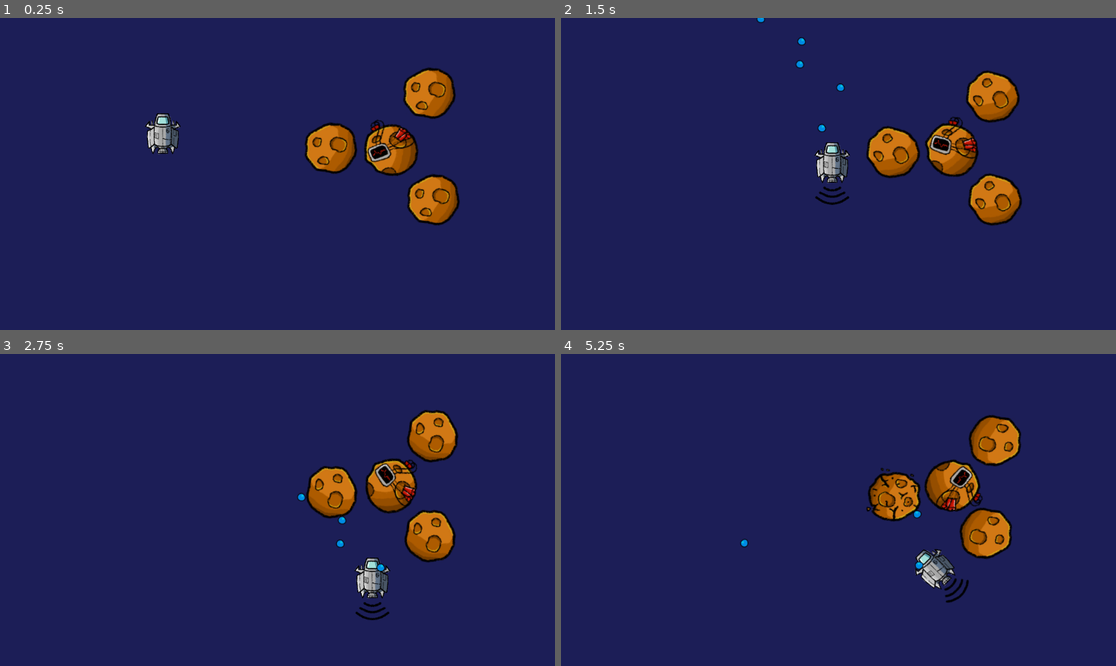
Above: before the commit, frames 1-4 (two rows, left to right).
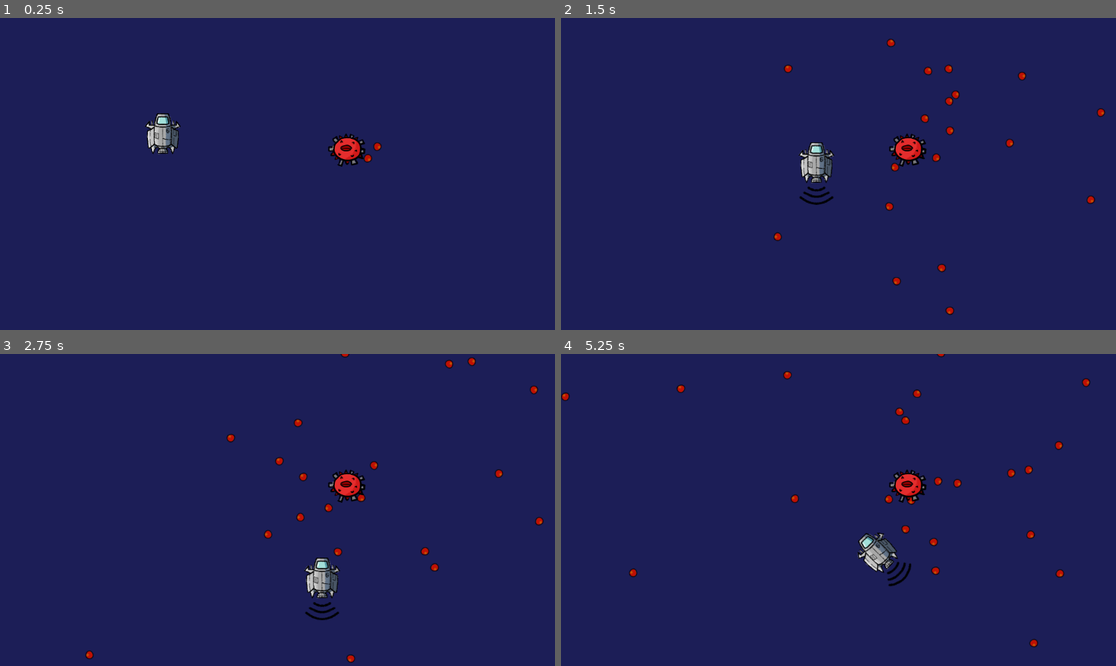
Above: after the commit, the same moments.

Repository: proJJ999/Spaceship-Enjoyer
Game: Godot game, scene res://src/levels/level_template.tscn
The game is run twice, just before and just after one commit, with the same random seed, the same clock (stepped at 60 frames per second) and the same inputs.
Inputs:
- Up to frame 1 (0.25 s): no input
- Up to frame 2 (1.5 s): hold D (move_right) 0.53-1.28 s; hold Up (shoot) 0.53-1.28 s; hold S (move_down) from 1.28 s (still down); tap Up (shoot) at 1.35 s
- Up to frame 3 (2.75 s): release S (move_down) at 2.03 s; hold D (move_right) from 2.03 s (still down); hold Up (shoot) from 2.03 s (still down)
- Up to frame 4 (5.25 s): release D (move_right) at 2.78 s; release Up (shoot) at 2.78 s; hold W (move_up) 2.78-3.53 s; tap Up (shoot) at 2.85, 4.35 s; hold Up (shoot) 3.53-4.28 s; hold Left (left) 3.53-5.03 s; hold S (move_down) from 5.03 s (still down); hold Up (shoot) from 5.03 s (still down)

The runs differ from the first frame. In frame 1, 5.1% of the frame differs, in the area x 54-83%, y 15-67%; in frame 2, 6.9%; in frame 3, 7.2%, in the area x 15-98%, y 0-99%; in frame 4, 7.2%.

Commit message:
Added simple enenmy
Closes #3

Diff:
--- /dev/null
+++ b/src/agents/enemy_1.gd
@@ -0,0 +1,60 @@
+extends RigidBody2D
+
+signal projectile_shot(parent, projectile)
+
+@export var projectile_scene : PackedScene
+
+var MAX_LIFE := 5
+var life: int
+var is_on_cooldown := false
+
+@onready var anim_player: AnimationPlayer = $AnimationPlayer
+
+func _init() -> void:
+	life = MAX_LIFE
+
+
+func _on_damage_detector_area_entered(area: Area2D) -> void:
+	if area.owner.is_in_group("damage_source_interface"):
+		var damage: int = area.owner.get_damage()
+		updateLife(damage)
+
+
+func _physics_process(delta: float) -> void:
+	if(not is_on_cooldown):
+		shoot()
+
+
+func shoot() -> void:
+	is_on_cooldown = true
+	$ShootCooldown.start()
+
+	var projectile: Variant = create_projectile()
+	if projectile != null:
+		projectile_shot.emit(self, projectile)
+
+	await $ShootCooldown.timeout
+	is_on_cooldown = false
+
+
+func create_projectile() -> Variant:
+	var projectile = projectile_scene.instantiate()
+
+	if not projectile.is_in_group("projectile_interface"):
+		return null
+
+	projectile.init_enemy_projectile()
+	projectile.position = global_position
+	projectile.rotation = randf_range(0.0, 2.0 * PI)
+	projectile.source_node = self
+
+	return projectile
+
+
+func updateLife(damage):
+	life -= damage
+	if (life <= 0):
+		$CollisionShape2D.set_deferred("disabled", true)
+		$DamageDetector.set_deferred("monitoring", false)
+		anim_player.play("die")
+		self.set_physics_process(false)
--- /dev/null
+++ b/src/agents/enemy_1.tscn
@@ -0,0 +1,96 @@
+[gd_scene load_steps=9 format=3 uid="uid://dbhig3m5rb3ha"]
+
+[ext_resource type="Texture2D" uid="uid://8urthghqd7qa" path="res://assets/enemy_1.png" id="1_alcdm"]
+[ext_resource type="Script" path="res://src/agents/enemy_1.gd" id="1_l554w"]
+[ext_resource type="PackedScene" uid="uid://bfvynflu5m65w" path="res://src/projeciles/bullet.tscn" id="2_cv0uf"]
+
+[sub_resource type="CircleShape2D" id="CircleShape2D_x5r6i"]
+radius = 27.0185
+
+[sub_resource type="Animation" id="Animation_706ql"]
+resource_name = "die"
+length = 0.5
+tracks/0/type = "value"
+tracks/0/imported = false
+tracks/0/enabled = true
+tracks/0/path = NodePath("Sprite2D:modulate")
+tracks/0/interp = 1
+tracks/0/loop_wrap = true
+tracks/0/keys = {
+"times": PackedFloat32Array(0, 0.5),
+"transitions": PackedFloat32Array(1, 1),
+"update": 0,
+"values": [Color(1, 1, 1, 1), Color(1, 1, 1, 0)]
+}
+tracks/1/type = "method"
+tracks/1/imported = false
+tracks/1/enabled = true
+tracks/1/path = NodePath(".")
+tracks/1/interp = 1
+tracks/1/loop_wrap = true
+tracks/1/keys = {
+"times": PackedFloat32Array(0.6),
+"transitions": PackedFloat32Array(1),
+"values": [{
+"args": [],
+"method": &"queue_free"
+}]
+}
+
+[sub_resource type="Animation" id="Animation_11ivr"]
+length = 0.001
+tracks/0/type = "value"
+tracks/0/imported = false
+tracks/0/enabled = true
+tracks/0/path = NodePath("Sprite2D:modulate")
+tracks/0/interp = 1
+tracks/0/loop_wrap = true
+tracks/0/keys = {
+"times": PackedFloat32Array(0),
+"transitions": PackedFloat32Array(1),
+"update": 0,
+"values": [Color(1, 1, 1, 1)]
+}
+
+[sub_resource type="AnimationLibrary" id="AnimationLibrary_so7yi"]
+_data = {
+"RESET": SubResource("Animation_11ivr"),
+"die": SubResource("Animation_706ql")
+}
+
+[sub_resource type="CircleShape2D" id="CircleShape2D_c0ptx"]
+radius = 35.0
+
+[node name="RigidBody2D" type="RigidBody2D"]
+z_index = 1
+collision_layer = 2
+collision_mask = 13
+freeze = true
+script = ExtResource("1_l554w")
+projectile_scene = ExtResource("2_cv0uf")
+
+[node name="Sprite2D" type="Sprite2D" parent="."]
+texture = ExtResource("1_alcdm")
+
+[node name="CollisionShape2D" type="CollisionShape2D" parent="."]
+position = Vector2(0, -7)
+shape = SubResource("CircleShape2D_x5r6i")
+
+[node name="AnimationPlayer" type="AnimationPlayer" parent="."]
+libraries = {
+"": SubResource("AnimationLibrary_so7yi")
+}
+
+[node name="DamageDetector" type="Area2D" parent="."]
+collision_layer = 0
+collision_mask = 5
+
+[node name="CollisionShape2D" type="CollisionShape2D" parent="DamageDetector"]
+position = Vector2(0, -7)
+shape = SubResource("CircleShape2D_c0ptx")
+
+[node name="ShootCooldown" type="Timer" parent="."]
+wait_time = 0.05
+one_shot = true
+
+[connection signal="area_entered" from="DamageDetector" to="." method="_on_damage_detector_area_entered"]
--- a/src/levels/level_template.gd
+++ b/src/levels/level_template.gd
@@ -1,5 +1,4 @@
 extends Node
 
-func _on_player_projectile_shot(parent, projectile) -> void:
-	projectile.position = projectile.position.rotated(parent.rotation) + parent.global_position
+func _on_projectile_shot(parent, projectile) -> void:
 	add_child(projectile)
--- a/src/levels/level_template.tscn
+++ b/src/levels/level_template.tscn
@@ -1,9 +1,8 @@
-[gd_scene load_steps=5 format=3 uid="uid://efxd4exjl0iw"]
+[gd_scene load_steps=4 format=3 uid="uid://efxd4exjl0iw"]
 
 [ext_resource type="Script" path="res://src/levels/level_template.gd" id="1_yqpeg"]
 [ext_resource type="PackedScene" uid="uid://d2j7qfcg8u6ib" path="res://src/agents/player.tscn" id="2_ho1vg"]
-[ext_resource type="PackedScene" uid="uid://d35j5wtrou3jb" path="res://src/entities/meteor.tscn" id="3_ngjhb"]
-[ext_resource type="PackedScene" uid="uid://bb7cxy2mso2sw" path="res://src/entities/bomb.tscn" id="4_3ylgc"]
+[ext_resource type="PackedScene" uid="uid://dbhig3m5rb3ha" path="res://src/agents/enemy_1.tscn" id="3_rlmmx"]
 
 [node name="level_template" type="Node"]
 script = ExtResource("1_yqpeg")
@@ -18,16 +17,8 @@
 
 [node name="Player" parent="." instance=ExtResource("2_ho1vg")]
 
-[node name="Meteor" parent="." instance=ExtResource("3_ngjhb")]
-position = Vector2(896, 380)
+[node name="RigidBody2D" parent="." instance=ExtResource("3_rlmmx")]
+position = Vector2(720, 280)
 
-[node name="Meteor2" parent="." instance=ExtResource("3_ngjhb")]
-position = Vector2(684, 271)
-
-[node name="Meteor3" parent="." instance=ExtResource("3_ngjhb")]
-position = Vector2(888, 157)
-
-[node name="Bomb" parent="." instance=ExtResource("4_3ylgc")]
-position = Vector2(812, 274)
-
-[connection signal="projectile_shot" from="Player" to="." method="_on_player_projectile_shot"]
+[connection signal="projectile_shot" from="Player" to="." method="_on_projectile_shot"]
+[connection signal="projectile_shot" from="RigidBody2D" to="." method="_on_projectile_shot"]
Binary file added: assets/enemy_1.png
Not shown, added: assets/enemy_1.png.import
Not shown, added: assets/enemy_1.png~
Not shown, added: krita-projects/enemy_1.kra
